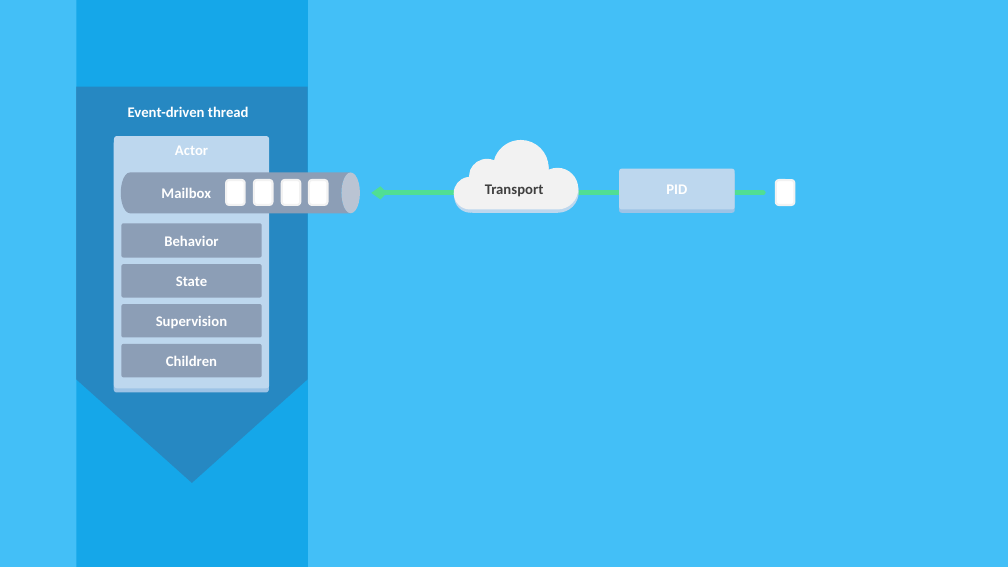
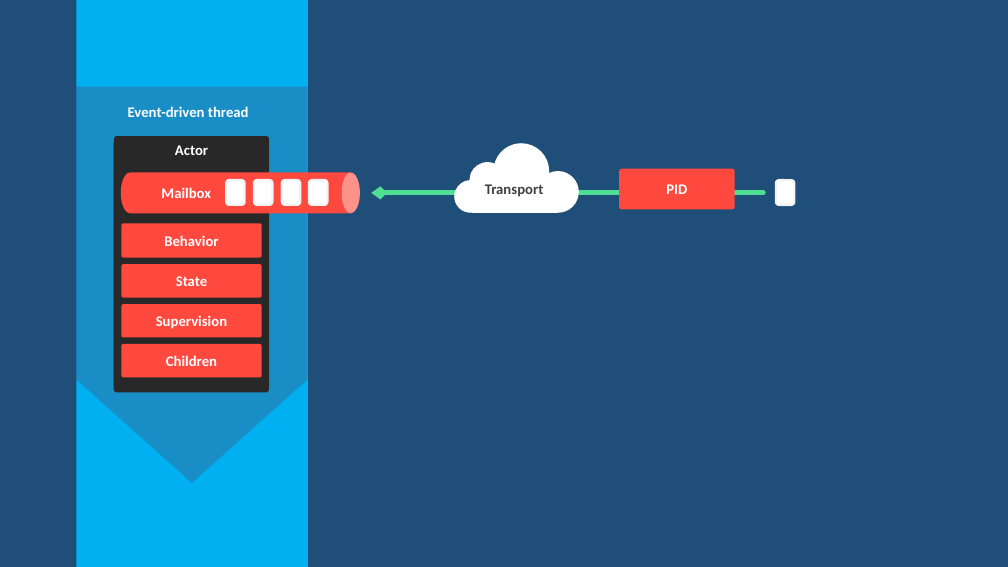
Before and after one commit to rogeralsing/Presentations, a slide deck: slide 16 of ProtoActor/QConSP/protoactor.pptx. Drawn at 1008x567 pixels with LibreOffice and Linux fonts; fonts in the diff are those of the drawing. Boxes give left, top, right and bottom in pixels: in the first picture for what was removed or moved away, otherwise in the second. Text is boxed around its words. In the diff, an @@ line names an element or a change of style, - is before the commit and + after.

```diff
--- a/ProtoActor/QConSP/protoactor.pptx
+++ b/ProtoActor/QConSP/protoactor.pptx
@@ background #43BFF7 to #1F4E79 @@
@@ rectangle at box(76, 0, 308, 567): fill #15A7E9 to #00B0F0 @@
@@ rounded rectangle at box(113, 140, 268, 392): fill #9DC3E6 to #282828 @@
@@ rounded rectangle "Actor" at box(114, 136, 269, 389): fill #BDD7EE to #282828 @@
@@ freeform shape at box(454, 143, 579, 212): fill #BDD7EE to #FFFFFF @@
@@ freeform shape removed at box(454, 140, 578, 209) @@
@@ fill #8C9EB6 to #FF493E in 5 elements at box(122, 264, 262, 297), box(122, 304, 262, 337), box(122, 344, 262, 377), box(122, 223, 262, 257), box(121, 172, 360, 213) @@
@@ rounded rectangle "PID" at box(619, 169, 735, 209): fill #BDD7EE to #FF493E @@
@@ rounded rectangle removed at box(619, 172, 735, 212) @@
-ActorRef
```
Also in this commit, not shown: 13 other slides changed, 1 other file.
